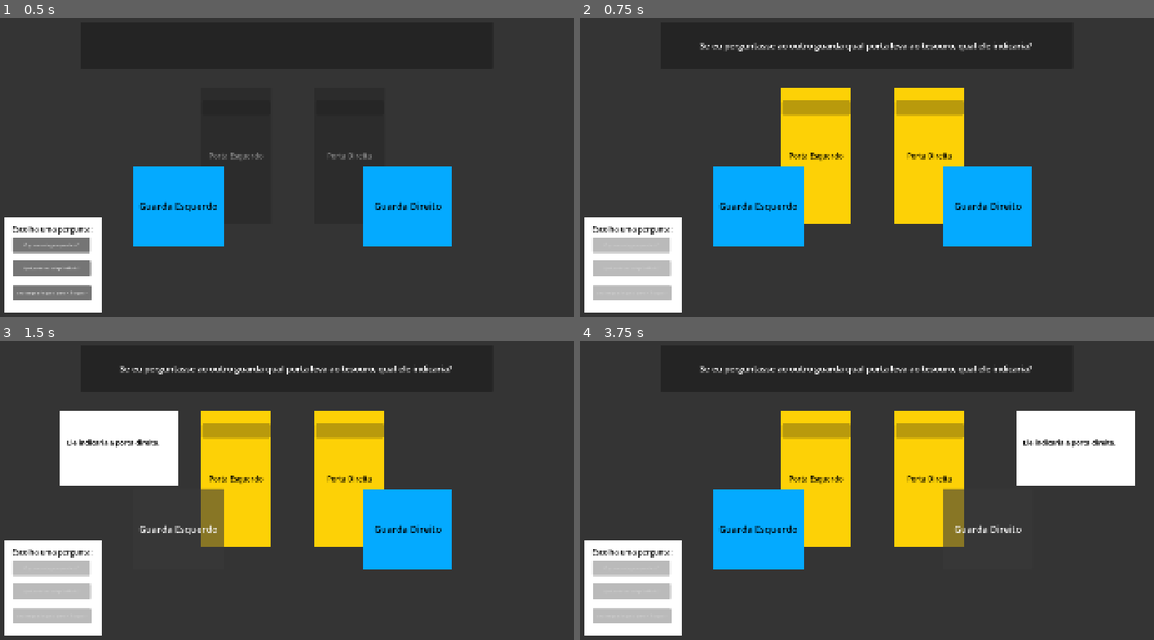
Above: before the commit, frames 1-4 (two rows, left to right).
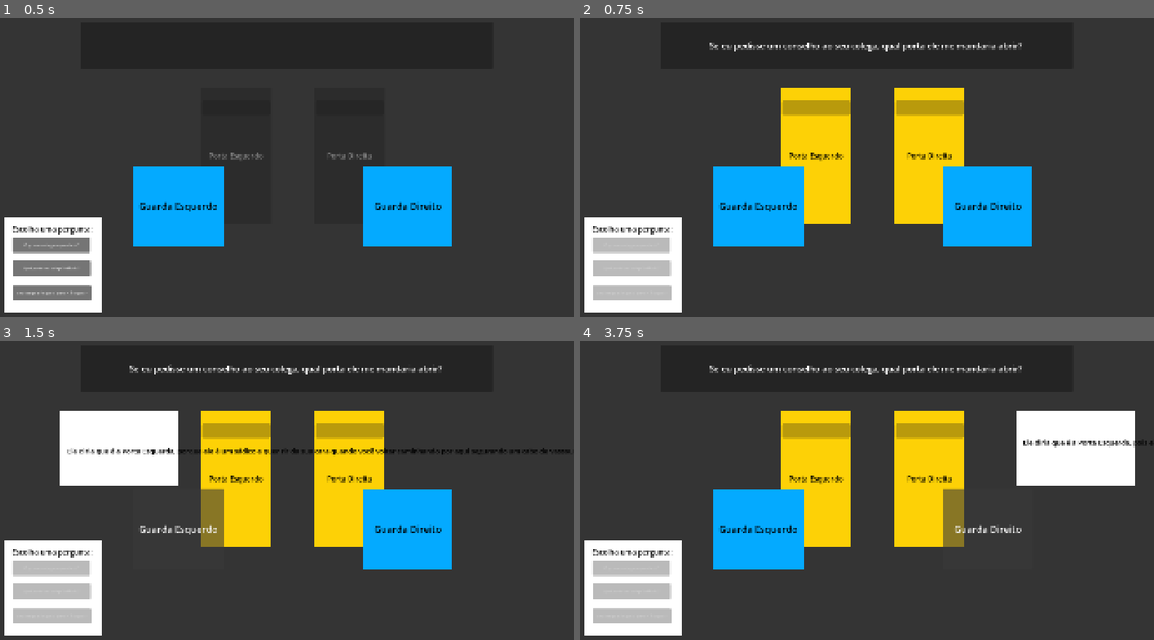
Above: after the commit, the same moments.

Repository: gamedevmeetup/Brackeys-Game-Jam-2026.2---Equipe-2
Game: Godot game, scene res://Scenes/teste_gameplay.tscn
The game is run twice, just before and just after one commit, with the same random seed, the same clock (stepped at 60 frames per second) and the same inputs.
Inputs:
- Up to frame 1 (0.5 s): no input
- Up to frame 2 (0.75 s): click "O que seu colega responderia?" at 0.5 s
- Up to frame 3 (1.5 s): click "Guarda Esquerdo" at 1.25 s
- Up to frame 4 (3.75 s): click "Porta Direita" at 2 s; click "Porta Esquerdo" at 2.75 s; click "Guarda Direito" at 3.5 s

Frame 1 is identical in both runs. In frame 2, 0.7% of the frame differs, in the area x 20-79%, y 7-12%; in frame 3, 1.8%, in the area x 11-100%, y 7-38%; in frame 4, 1.0%.

Commit message:
Refatoração do sistema de perguntas
Refatorei o código para que o sistema de perguntas e respostas funcione a base dos resources e de arrays, ficando mais fácil a manipulação e manutenção dele

Diff:
--- /dev/null
+++ b/guardas-mentirosos/Data/Questions/question_01.tres
@@ -0,0 +1,10 @@
+[gd_resource type="Resource" script_class="QuestionData" format=3 uid="uid://tsykmx7v02kw"]
+
+[ext_resource type="Script" uid="uid://dh32rvjjscqxg" path="res://Scripts/question_data.gd" id="1_51e8u"]
+
+[resource]
+script = ExtResource("1_51e8u")
+questionText = "Se eu pedisse um conselho ao seu colega, qual porta ele me mandaria abrir?"
+truthfulAnswer = "Ele diria que é a Porta Esquerda, porque ele é um sádico e quer rir da sua cara quando você voltar caminhando por aqui segurando um cabo de vassoura podre em vez de uma lança."
+liarAnswer = "Ele diria que é a Porta Esquerda, pois ele sempre faz questão de equipar ricamente os nossos nobres visitantes antes que voltem para a saída."
+metadata/_custom_type_script = "uid://dh32rvjjscqxg"
--- /dev/null
+++ b/guardas-mentirosos/Data/Questions/question_02.tres
@@ -0,0 +1,10 @@
+[gd_resource type="Resource" script_class="QuestionData" format=3 uid="uid://dmtdfvmekw1gl"]
+
+[ext_resource type="Script" uid="uid://dh32rvjjscqxg" path="res://Scripts/question_data.gd" id="1_tyu3f"]
+
+[resource]
+script = ExtResource("1_tyu3f")
+questionText = "Se eu pedisse um conselho a você, qual porta o seu colega diria que você me mandaria abrir?"
+truthfulAnswer = "Ele diria que eu te mandaria para a Esquerda, porque sabe que eu adoro ver o desespero nos olhos de quem vai enfrentar um dragão com uma panela amassada na cabeça."
+liarAnswer = "Ele diria que eu te mandaria para a Direita, porque ele tem inveja do meu bônus de produtividade por ajudar aventureiros indefesos."
+metadata/_custom_type_script = "uid://dh32rvjjscqxg"
--- /dev/null
+++ b/guardas-mentirosos/Data/Questions/question_03.tres
@@ -0,0 +1,10 @@
+[gd_resource type="Resource" script_class="QuestionData" format=3 uid="uid://cc0k8m22y6fjv"]
+
+[ext_resource type="Script" uid="uid://dh32rvjjscqxg" path="res://Scripts/question_data.gd" id="1_8v5hs"]
+
+[resource]
+script = ExtResource("1_8v5hs")
+questionText = "Se eu perguntasse qual porta é a correta, qual delas o seu colega diria que ele mesmo abriria?"
+truthfulAnswer = "A Esquerda. Lá tem uma bota furada que ele quer usar como vaso de plantas para enfeitar a guarita."
+liarAnswer = "A Direita. Ele adora ostentar armaduras reluzentes e polidas durante o expediente."
+metadata/_custom_type_script = "uid://dh32rvjjscqxg"
--- a/guardas-mentirosos/Scenes/teste_gameplay.tscn
+++ b/guardas-mentirosos/Scenes/teste_gameplay.tscn
@@ -2,7 +2,11 @@
 
 [ext_resource type="Script" uid="uid://dfgcq16qoxm5b" path="res://Scripts/room.gd" id="1_212wd"]
 [ext_resource type="Script" uid="uid://dbjvraml4ukps" path="res://Scripts/door.gd" id="1_l5545"]
+[ext_resource type="Script" uid="uid://dh32rvjjscqxg" path="res://Scripts/question_data.gd" id="2_uibj0"]
+[ext_resource type="Resource" uid="uid://tsykmx7v02kw" path="res://Data/Questions/question_01.tres" id="3_b44lb"]
 [ext_resource type="Script" uid="uid://17nc33sjhqee" path="res://Scripts/guard.gd" id="3_e1q4p"]
+[ext_resource type="Resource" uid="uid://dmtdfvmekw1gl" path="res://Data/Questions/question_02.tres" id="4_5lxxv"]
+[ext_resource type="Resource" uid="uid://cc0k8m22y6fjv" path="res://Data/Questions/question_03.tres" id="5_bmlxo"]
 
 [sub_resource type="StyleBoxFlat" id="StyleBoxFlat_sdykh"]
 bg_color = Color(1, 1, 1, 1)
@@ -20,6 +24,7 @@
 layout_mode = 3
 anchors_preset = 0
 script = ExtResource("1_212wd")
+questions = Array[ExtResource("2_uibj0")]([ExtResource("3_b44lb"), ExtResource("4_5lxxv"), ExtResource("5_bmlxo")])
 
 [node name="Background" type="ColorRect" parent="." unique_id=1269580317]
 layout_mode = 0
@@ -204,10 +209,10 @@
 
 [node name="AnswerLabelLeft" type="Label" parent="SpeechBubbleLeft" unique_id=184296389]
 layout_mode = 0
-offset_left = 22.0
-offset_top = 88.0
+offset_left = 23.0
+offset_top = 116.0
 offset_right = 356.0
-offset_bottom = 120.0
+offset_bottom = 148.0
 theme_override_colors/font_color = Color(0, 0, 0, 1)
 theme_override_font_sizes/font_size = 23
 text = "	Resposta do Guarda Esquerdo"
--- /dev/null
+++ b/guardas-mentirosos/Scripts/question_data.gd
@@ -0,0 +1,6 @@
+extends Resource
+class_name QuestionData
+
+@export_multiline var questionText: String
+@export_multiline var truthfulAnswer: String
+@export_multiline var liarAnswer: String
--- a/guardas-mentirosos/Scripts/room.gd
+++ b/guardas-mentirosos/Scripts/room.gd
@@ -4,6 +4,8 @@
 var truthGuard = "GuardLeft"
 var selectedQuestion = 0
 var questionAsked = false
+
+@export var questions: Array[QuestionData]
 
 func _ready() -> void:
 	$DoorLeft.disabled = true
@@ -13,28 +15,15 @@
 
 func select_question(questionNumber: int) -> void:
 	if questionAsked:
-			return
+		return
 
 	questionAsked = true
 	selectedQuestion = questionNumber
-	match selectedQuestion:
-		1:
-			$QuestionPanel/QuestionLabel.text = "Se eu perguntasse ao outro guarda qual porta leva ao tesouro, qual ele indicaria?"
 
-			$GuardLeft.set_answer("Ele indicaria a porta direita.")
-			$GuardRight.set_answer("Ele indicaria a porta direita.")
+	var question = questions[questionNumber - 1]
 
-		2:
-			$QuestionPanel/QuestionLabel.text = "Seu colega diria que a porta esquerda leva ao tesouro?"
-
-			$GuardLeft.set_answer("Ele indicaria a porta direita.")
-			$GuardRight.set_answer("Ele indicaria a porta direita.")
-
-		3:
-			$QuestionPanel/QuestionLabel.text = "Seu colega diria que a porta esquerda leva ao tesouro?"
-
-			$GuardLeft.set_answer("Sim.")
-			$GuardRight.set_answer("Não.")
+	$QuestionPanel/QuestionLabel.text = question.questionText
+	set_guard_answers(question)
 
 	$DoorLeft.disabled = false
 	$DoorRight.disabled = false
@@ -45,6 +34,14 @@
 	$QuestionsPanel/QuestionButton1.disabled = true
 	$QuestionsPanel/QuestionButton2.disabled = true
 	$QuestionsPanel/QuestionButton3.disabled = true
+
+func set_guard_answers(question: QuestionData) -> void:
+	if truthGuard == "GuardLeft":
+		$GuardLeft.set_answer(question.truthfulAnswer)
+		$GuardRight.set_answer(question.liarAnswer)
+	else:
+		$GuardLeft.set_answer(question.liarAnswer)
+		$GuardRight.set_answer(question.truthfulAnswer)
 
 func _on_door_left_door_confirmed(door) -> void:
 	print("PORTA ESCOLHIDA: ", door.name)
Not shown, added: guardas-mentirosos/Scripts/question_data.gd.uid
